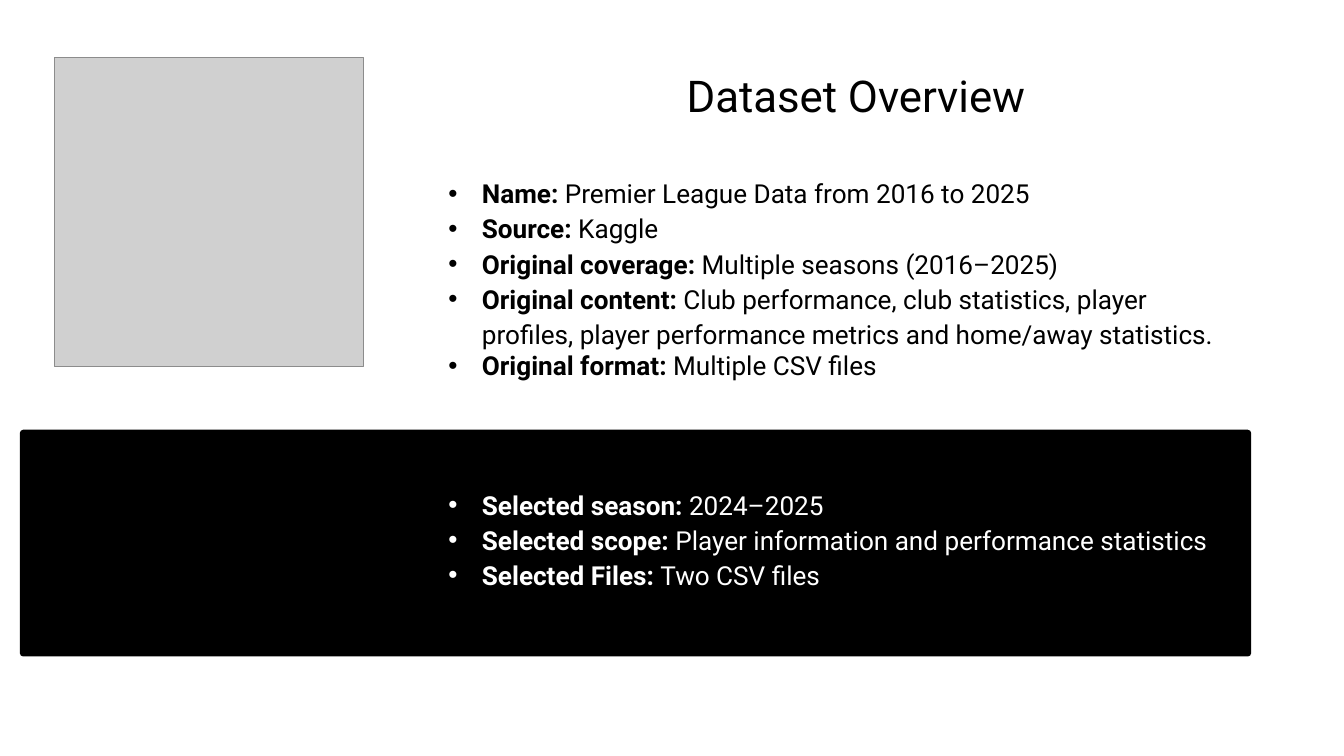
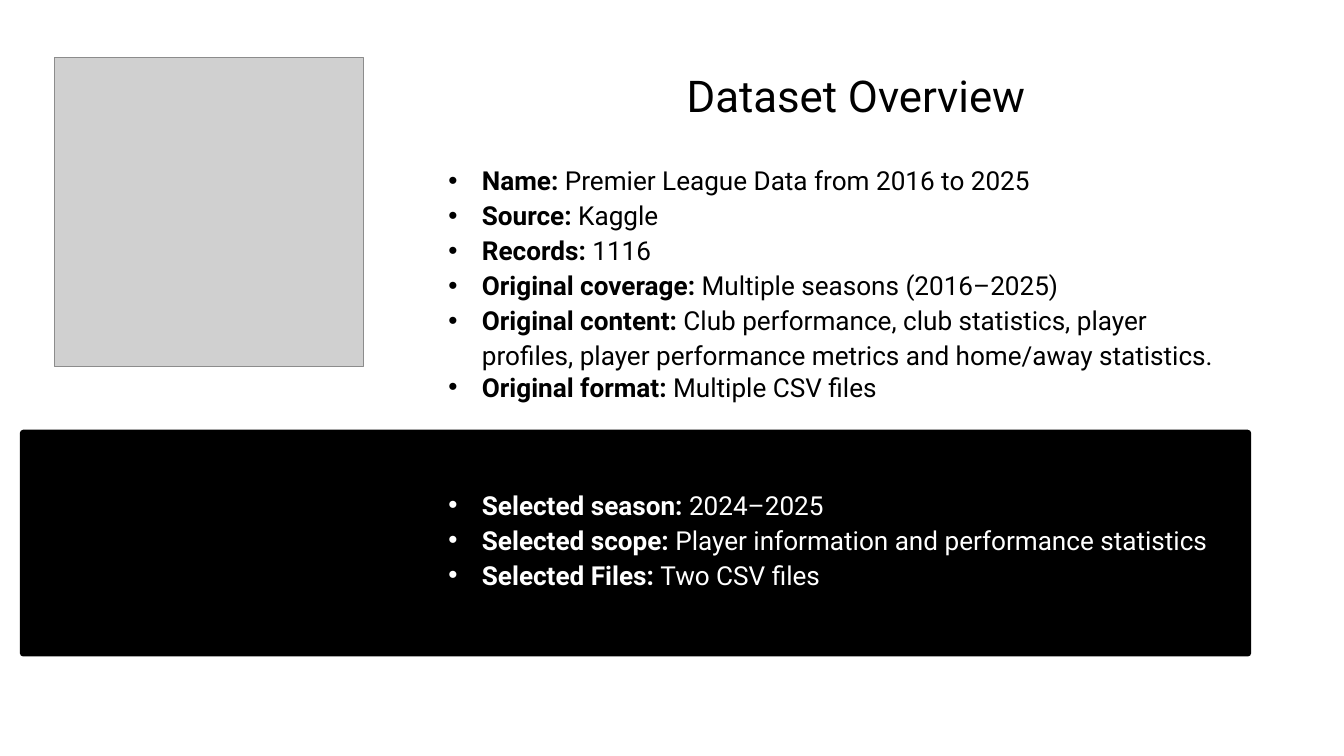
Before and after one commit to giorgosoratis/FAIR-project-group9, a slide deck: slide 2 of FAIR-project-group9-presentation.pptx. Drawn at 1344x756 pixels with LibreOffice and Linux fonts; fonts in the diff are those of the drawing; grey boxes stand for pictures. Boxes give left, top, right and bottom in pixels: in the first picture for what was removed or moved away, otherwise in the second. Text is boxed around its words. In the diff, an @@ line names an element or a change of style, - is before the commit and + after.

Commit message:
Changes

```diff
--- a/FAIR-project-group9-presentation.pptx
+++ b/FAIR-project-group9-presentation.pptx
@@ text "Name: Premier League Data from ...": place and size @@
-text "Name: Premier League Data from ..." at [482, 183, 1212, 381]
+text "Name: Premier League Data from ..." at [482, 170, 1212, 403]
@@ text at [482, 240, 651, 261]: paragraph added @@
+• Records: 1116
```
